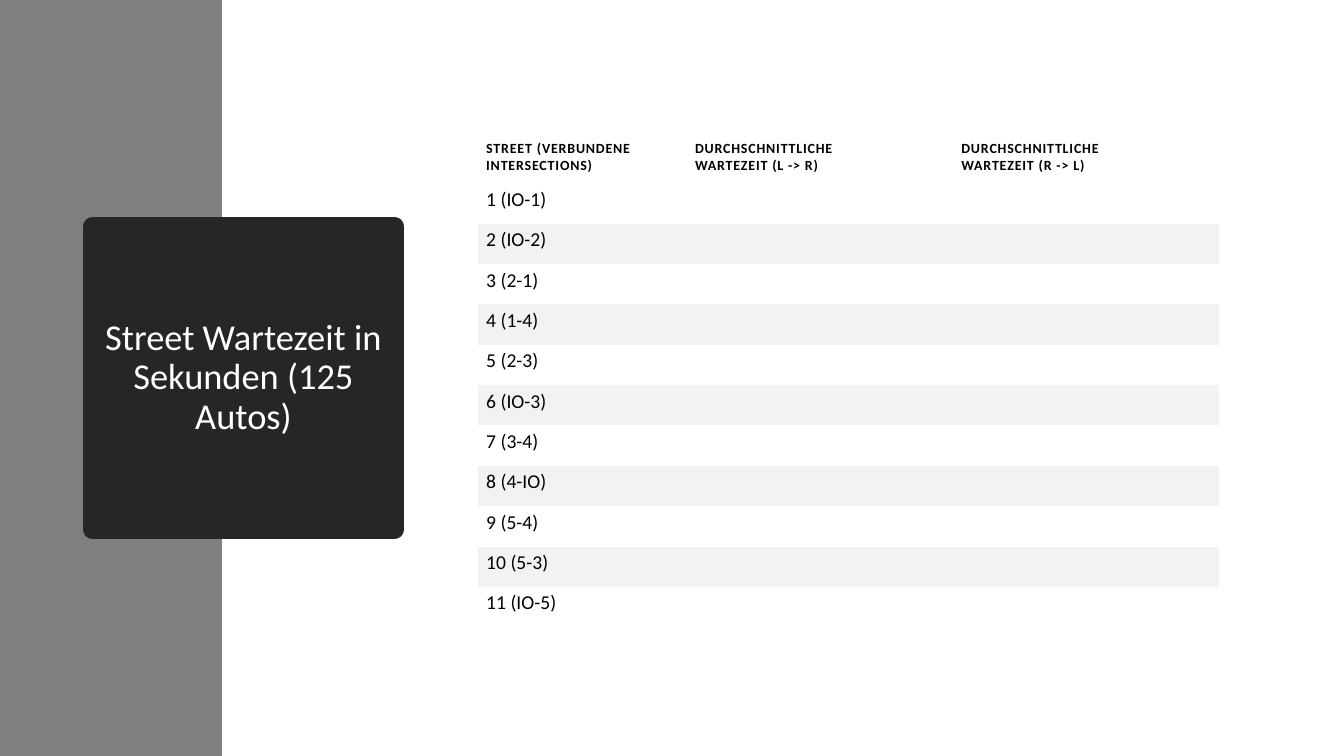
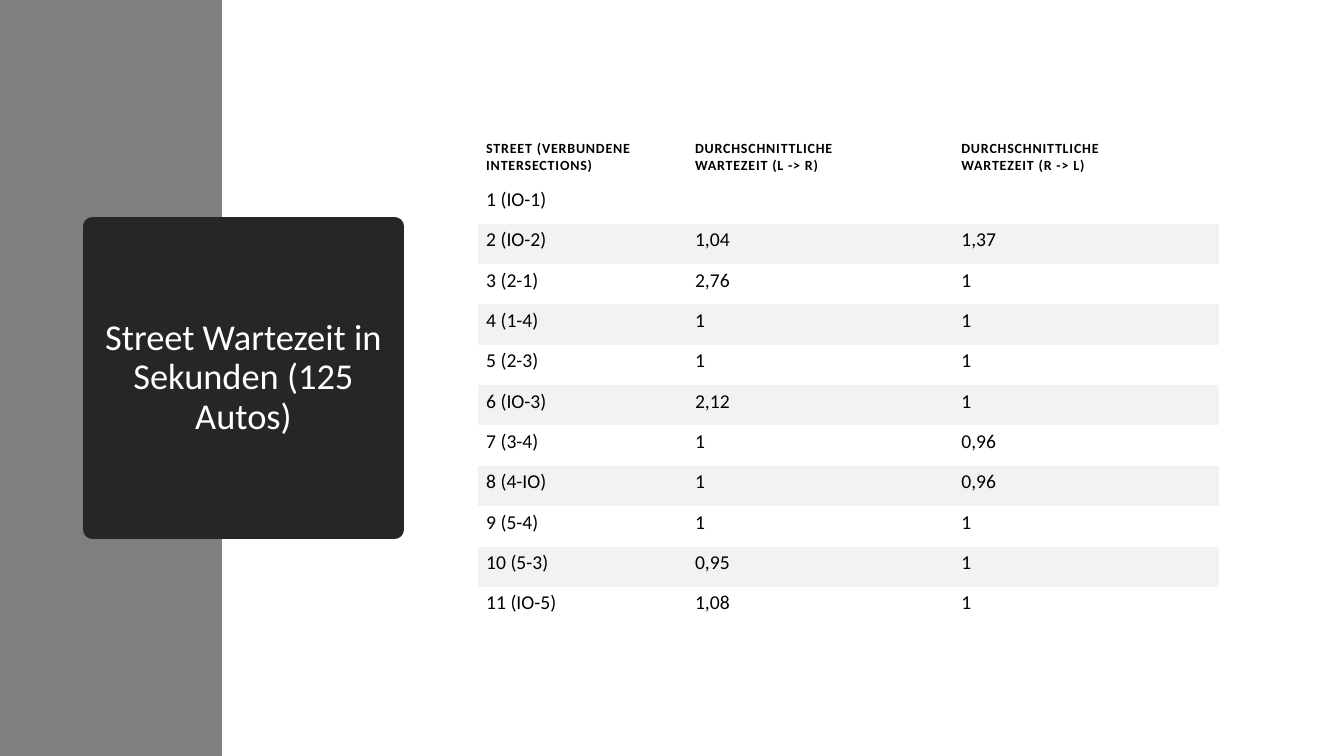
Before and after one commit to code-drey/car_simulation, a slide deck: slide 21 of Presentation/Traffic-flow-modeling-and-analysis.pptx. Drawn at 1344x756 pixels with LibreOffice and Linux fonts; fonts in the diff are those of the drawing. Boxes give left, top, right and bottom in pixels: in the first picture for what was removed or moved away, otherwise in the second. Text is boxed around its words. In the diff, an @@ line names an element or a change of style, - is before the commit and + after.

```diff
--- a/Presentation/Traffic-flow-modeling-and-analysis.pptx
+++ b/Presentation/Traffic-flow-modeling-and-analysis.pptx
@@ table at [478,129,1219,628] @@
-row 3, column 2: 
+row 3, column 2: 1,04
-row 3, column 3: 
+row 3, column 3: 1,37
-row 4, column 2: 
+row 4, column 2: 2,76
-row 4, column 3: 
+row 4, column 3: 1
-row 5, column 2: 
+row 5, column 2: 1
-row 5, column 3: 
+row 5, column 3: 1
-row 6, column 2: 
+row 6, column 2: 1
-row 6, column 3: 
+row 6, column 3: 1
-row 7, column 2: 
+row 7, column 2: 2,12
-row 7, column 3: 
+row 7, column 3: 1
-row 8, column 2: 
+row 8, column 2: 1
-row 8, column 3: 
+row 8, column 3: 0,96
-row 9, column 2: 
+row 9, column 2: 1
-row 9, column 3: 
+row 9, column 3: 0,96
-row 10, column 2: 
+row 10, column 2: 1
-row 10, column 3: 
+row 10, column 3: 1
-row 11, column 2: 
+row 11, column 2: 0,95
-row 11, column 3: 
+row 11, column 3: 1
-row 12, column 2: 
+row 12, column 2: 1,08
-row 12, column 3: 
+row 12, column 3: 1
```
Also in this commit, not shown: 4 other slides changed.
